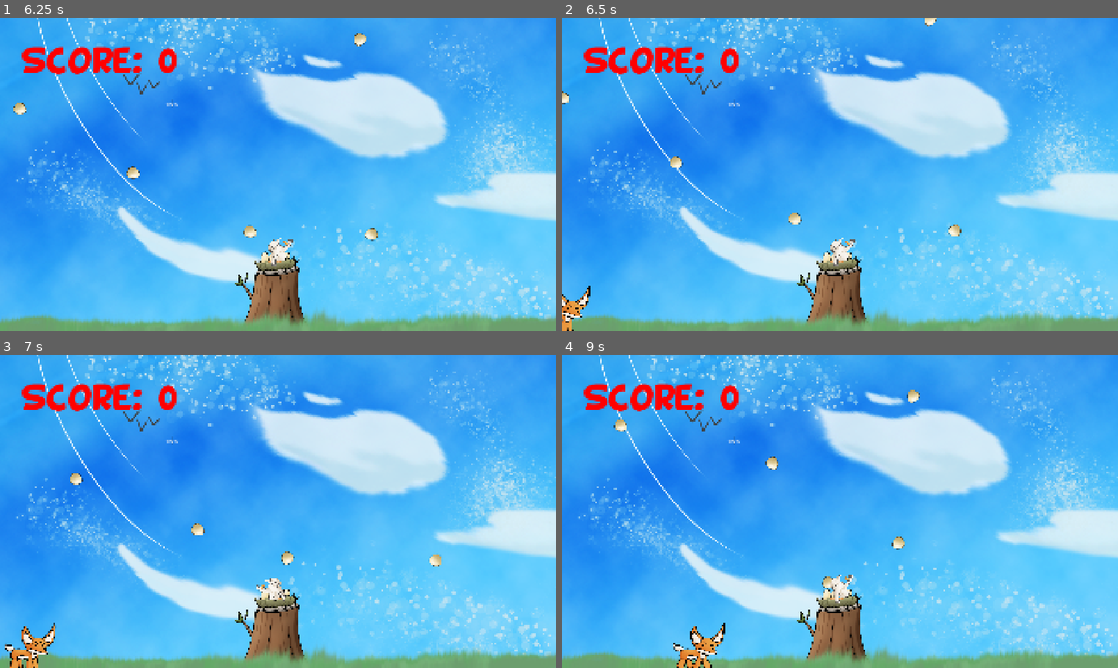
Above: before the commit, frames 1-4 (two rows, left to right).
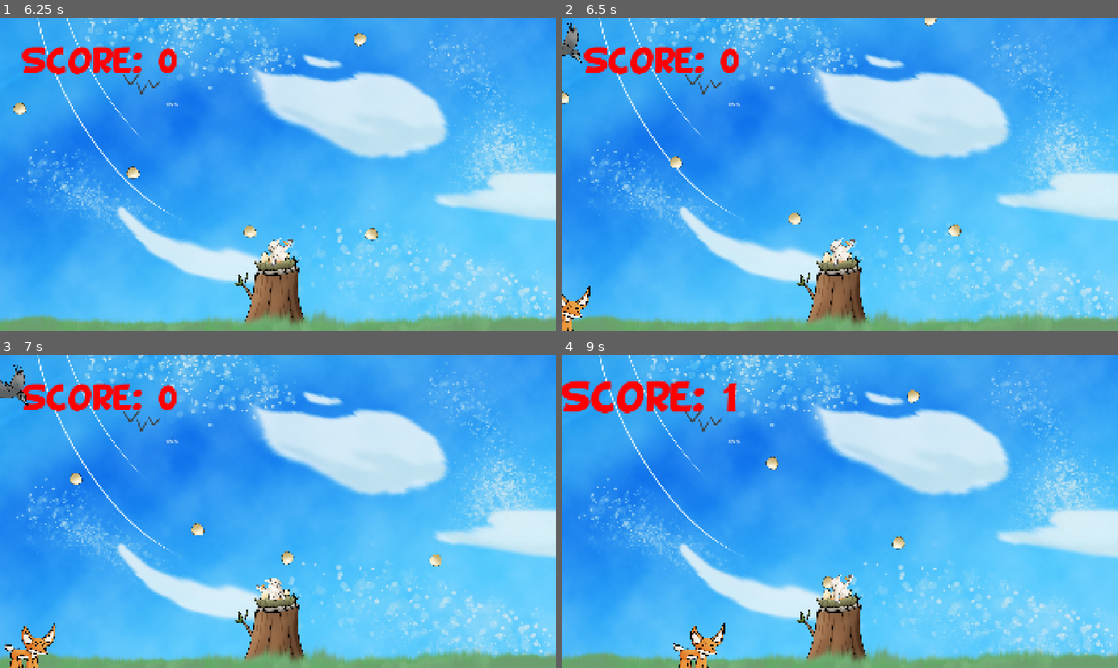
Above: after the commit, the same moments.

Repository: ms5051-hash/HacksComs26
Game: Godot game, scene res://Scenes/mainScene.tscn
The game is run twice, just before and just after one commit, with the same random seed, the same clock (stepped at 60 frames per second) and the same inputs. The engine's default icon, where the game draws it, is replaced by a stand-in: a white triangle on a blue panel in a dark square.
Inputs (mouse positions are in pixels of both pictures, inside the frame that each line leads up to):
- Up to frame 1 (6.25 s): click "Play" at 0.5 s; click "Play" at 1.25 s; tap Enter at 2 s; move the mouse to (400, 158) at 2.02 s; click (400, 158) at 2.1 s; move the mouse to (166, 190) at 2.77 s; click (166, 190) at 2.85 s; move the mouse to (333, 105) at 3.52 s; click (333, 105) at 3.6 s; move the mouse to (250, 237) at 4.27 s; click (250, 237) at 4.35 s; move the mouse to (444, 221) at 5.02 s; click (444, 221) at 5.1 s; move the mouse to (111, 127) at 5.77 s; click (111, 127) at 5.85 s
- Up to frame 2 (6.5 s): no input
- Up to frame 3 (7 s): move the mouse to (305, 511) at 6.52 s; click (305, 511) at 6.6 s
- Up to frame 4 (9 s): move the mouse to (756, 433) at 7.27 s; click (756, 433) at 7.35 s; move the mouse to (962, 495) at 8.02 s; click (962, 495) at 8.1 s; move the mouse to (728, 527) at 8.77 s; click (728, 527) at 8.85 s

Frame 1 is identical in both runs. In frame 2, 0.2% of the frame differs, in the area x 0-4%, y 1-15%; in frame 3, 0.3%; in frame 4, 2.0%, in the area x 0-32%, y 8-100%.

Commit message:
Hawk Enemy Added

Diff:
--- a/duck-game-2026/Scenes/enemy.tscn
+++ b/duck-game-2026/Scenes/enemy.tscn
@@ -25,8 +25,9 @@
 [sub_resource type="RectangleShape2D" id="RectangleShape2D_7si6p"]
 size = Vector2(144, 136)
 
-[node name="enemyArea2D" type="Area2D" unique_id=638344407]
+[node name="enemyArea2D" type="Area2D" unique_id=638344407 node_paths=PackedStringArray("player")]
 script = ExtResource("1_jb3vm")
+player = NodePath(".")
 
 [node name="Sprite2D" type="AnimatedSprite2D" parent="." unique_id=770813398]
 scale = Vector2(0.24722221, 0.24722221)
--- a/duck-game-2026/Scenes/game.tscn
+++ b/duck-game-2026/Scenes/game.tscn
@@ -8,7 +8,9 @@
 [ext_resource type="Script" uid="uid://c6gps3v3gtknn" path="res://Scripts/enemy_spawner.gd" id="5_wowpa"]
 [ext_resource type="PackedScene" uid="uid://bboxla60jsyjl" path="res://Scenes/enemy.tscn" id="6_i6g32"]
 [ext_resource type="Texture2D" uid="uid://d1lt7s0rsxdj3" path="res://Assets/Grass.png" id="7_v158k"]
+[ext_resource type="PackedScene" uid="uid://bgaq537fwgryv" path="res://Scenes/hawk.tscn" id="8_1phco"]
 [ext_resource type="Texture2D" uid="uid://xq0ia4bw4q7f" path="res://Assets/Sky.png" id="8_h4fw4"]
+[ext_resource type="Script" uid="uid://duvekrt5tkcls" path="res://Scripts/Hawk.gd" id="9_nb51f"]
 [ext_resource type="Script" uid="uid://b1vokjcvwfc45" path="res://Scripts/ScoreBoard.gd" id="10_ldgsr"]
 [ext_resource type="FontFile" uid="uid://dcqadqtoqq4qe" path="res://Fonts/BD_Cartoon_Shout.ttf" id="10_o5yvi"]
 [ext_resource type="Script" uid="uid://doivtfckqllut" path="res://Scenes/progress_bar.gd" id="13_rfjv2"]
@@ -52,7 +54,8 @@
 [node name="EnemySpawner" type="Node2D" parent="." unique_id=1191588194 node_paths=PackedStringArray("spawnPoints", "player")]
 script = ExtResource("5_wowpa")
 enemy = ExtResource("6_i6g32")
-spawnPoints = [NodePath("SpawnPointLeft"), NodePath("SpawnPointRight")]
+hawk = ExtResource("8_1phco")
+spawnPoints = [NodePath("SpawnPointLeft"), NodePath("SpawnPointRight"), NodePath("SpawnPointLeft2"), NodePath("SpawnPointRight2")]
 player = NodePath("../PlayerArea2D")
 
 [node name="SpawnPointLeft" type="Node2D" parent="EnemySpawner" unique_id=1896892598]
@@ -61,8 +64,19 @@
 [node name="SpawnPointRight" type="Node2D" parent="EnemySpawner" unique_id=708173840]
 position = Vector2(1920, 1000)
 
+[node name="SpawnPointLeft2" type="Node2D" parent="EnemySpawner" unique_id=320921292]
+position = Vector2(0, 200)
+
+[node name="SpawnPointRight2" type="Node2D" parent="EnemySpawner" unique_id=2067627256]
+position = Vector2(1920, 200)
+
 [node name="Enemy" parent="." unique_id=638344407 node_paths=PackedStringArray("player") instance=ExtResource("6_i6g32")]
 visible = false
+player = NodePath("../PlayerArea2D")
+
+[node name="Hawk" parent="." unique_id=392546175 node_paths=PackedStringArray("player") instance=ExtResource("8_1phco")]
+visible = false
+script = ExtResource("9_nb51f")
 player = NodePath("../PlayerArea2D")
 
 [node name="Grass" type="Node2D" parent="." unique_id=1617349816]
@@ -109,3 +123,4 @@
 script = ExtResource("13_rfjv2")
 
 [connection signal="area_entered" from="Enemy" to="BulletArea2D" method="_on_enemy_area_entered"]
+[connection signal="area_entered" from="Hawk" to="BulletArea2D" method="_on_hawk_area_entered"]
--- /dev/null
+++ b/duck-game-2026/Scenes/hawk.tscn
@@ -0,0 +1,51 @@
+[gd_scene format=3 uid="uid://bgaq537fwgryv"]
+
+[ext_resource type="Script" uid="uid://duvekrt5tkcls" path="res://Scripts/Hawk.gd" id="1_v6gr3"]
+[ext_resource type="Texture2D" uid="uid://b3enhw6purtgs" path="res://Assets/Hawk1.png" id="2_5rcmg"]
+[ext_resource type="Texture2D" uid="uid://daco6eemw7878" path="res://Assets/Fox1.png" id="2_imrqw"]
+[ext_resource type="Texture2D" uid="uid://d3bgfwu8vop3h" path="res://Assets/Hawk2.png" id="3_akegv"]
+[ext_resource type="Texture2D" uid="uid://dy26a7ecmw4su" path="res://Assets/Fox2.png" id="3_v6gr3"]
+[ext_resource type="Texture2D" uid="uid://dh4b3dlt0rmbr" path="res://Assets/Fox3.png" id="4_jknxg"]
+
+[sub_resource type="SpriteFrames" id="SpriteFrames_yfxxt"]
+animations = [{
+"frames": [{
+"duration": 1.0,
+"texture": ExtResource("2_imrqw")
+}, {
+"duration": 1.0,
+"texture": ExtResource("3_v6gr3")
+}, {
+"duration": 1.0,
+"texture": ExtResource("4_jknxg")
+}],
+"loop": 1,
+"name": &"Fox",
+"speed": 5.0
+}, {
+"frames": [{
+"duration": 1.0,
+"texture": ExtResource("2_5rcmg")
+}, {
+"duration": 1.0,
+"texture": ExtResource("3_akegv")
+}],
+"loop": 1,
+"name": &"Hawk",
+"speed": 5.0
+}]
+
+[sub_resource type="RectangleShape2D" id="RectangleShape2D_7si6p"]
+size = Vector2(144, 136)
+
+[node name="enemyArea2D" type="Area2D" unique_id=638344407]
+script = ExtResource("1_v6gr3")
+
+[node name="Sprite2D" type="AnimatedSprite2D" parent="." unique_id=770813398]
+scale = Vector2(0.24722221, 0.24722221)
+sprite_frames = SubResource("SpriteFrames_yfxxt")
+animation = &"Hawk"
+
+[node name="CollisionShape2D" type="CollisionShape2D" parent="." unique_id=546232621]
+position = Vector2(-2, 0)
+shape = SubResource("RectangleShape2D_7si6p")
--- a/duck-game-2026/Scripts/Enemy.gd
+++ b/duck-game-2026/Scripts/Enemy.gd
@@ -9,7 +9,7 @@
 # Called when the node enters the scene tree for the first time.
 func _ready() -> void:
 	speed = Global.get_predator_stat(predator_type, "speed")
-	$Sprite2D.play("Fox")
+	$Sprite2D.play("Hawk")
 	area_entered.connect(_on_area_entered)
 	pass # Replace with function body.
 
--- /dev/null
+++ b/duck-game-2026/Scripts/Hawk.gd
@@ -0,0 +1,34 @@
+extends Area2D
+
+@export var player: Area2D
+var speed: float
+var predator_type: int = Global.PredatorType.HAWK
+@export var attack_cooldown: float = 1.0
+@export var time_since_attack: float = 0.0
+
+# Called when the node enters the scene tree for the first time.
+func _ready() -> void:
+	speed = Global.get_predator_stat(predator_type, "speed")
+	$Sprite2D.play("Hawk")
+	area_entered.connect(_on_area_entered)
+	pass # Replace with function body.
+
+# Called every frame. 'delta' is the elapsed time since the previous frame.
+func _process(delta: float) -> void:
+	position+=(player.global_position-global_position).normalized()*speed*delta
+
+	if(position.x < 960):
+		$Sprite2D.flip_h = true
+	else:
+		$Sprite2D.flip_h = false
+	if (speed == 0):
+		time_since_attack += delta
+		if time_since_attack >= attack_cooldown:
+			time_since_attack = 0.0
+			Global.predator_hit_nest(predator_type)
+			print(Global.nest_hp)
+
+
+func _on_area_entered(area: Area2D) -> void:
+	if(area.name=="PlayerArea2D"):
+		speed = 0
--- a/duck-game-2026/Scripts/Shooting.gd
+++ b/duck-game-2026/Scripts/Shooting.gd
@@ -12,9 +12,6 @@
 	position+=transform.x*speed*delta*direction
 
 
-func _on_enemy_area_entered(area: Area2D) -> void:
-	pass
-
 
 func _on_area_entered(area: Area2D) -> void:
 	print("Hi")
@@ -22,3 +19,7 @@
 		area.queue_free()
 		queue_free()
 		Global.score += 1
+
+
+func _on_hawk_area_entered(area):
+	pass # Replace with function body.
--- a/duck-game-2026/Scripts/enemy_spawner.gd
+++ b/duck-game-2026/Scripts/enemy_spawner.gd
@@ -1,6 +1,7 @@
 extends Node2D
 
 @export var enemy: PackedScene
+@export var hawk: PackedScene
 @export var spawnPoints: Array[Node2D]
 @export var eps = 1
 @export var player: Area2D
@@ -17,13 +18,14 @@
 func _process(delta: float) -> void:
 	if(timeUntilSpawn>spawnRate):
 		Spawn()
+		SpawnHawk()
 		timeUntilSpawn = 0
 	else:
 		timeUntilSpawn+=delta
 
 func Spawn():
 	var rng = RandomNumberGenerator	.new()
-	var location = spawnPoints[rng.randi()%spawnPoints.size()].global_position
+	var location = spawnPoints[rng.randi()%2].global_position
 	var enemySpawn = enemy.instantiate()
 	enemySpawn.player = player
 	enemySpawn.add_to_group("enemies")
@@ -33,3 +35,16 @@
 	enemySpawn.global_position.y = yValue
 	enemySpawn.z_index+=yValue/10
 	add_child(enemySpawn)
+
+func SpawnHawk():
+	var rng = RandomNumberGenerator	.new()
+	var location = spawnPoints[rng.randi()%2 + 2].global_position
+	var enemySpawn = hawk.instantiate()
+	enemySpawn.player = player
+	enemySpawn.add_to_group("enemies")
+	enemySpawn.global_position = location
+	var yValue = enemySpawn.global_position.y
+	yValue+=rng.randf_range(-200, 200)
+	enemySpawn.global_position.y = yValue
+	enemySpawn.z_index+=yValue/10
+	add_child(enemySpawn)
Binary file added: duck-game-2026/Assets/Snake.png
Not shown, added: duck-game-2026/Assets/Snake.png.import
Not shown, added: duck-game-2026/Scripts/Hawk.gd.uid
